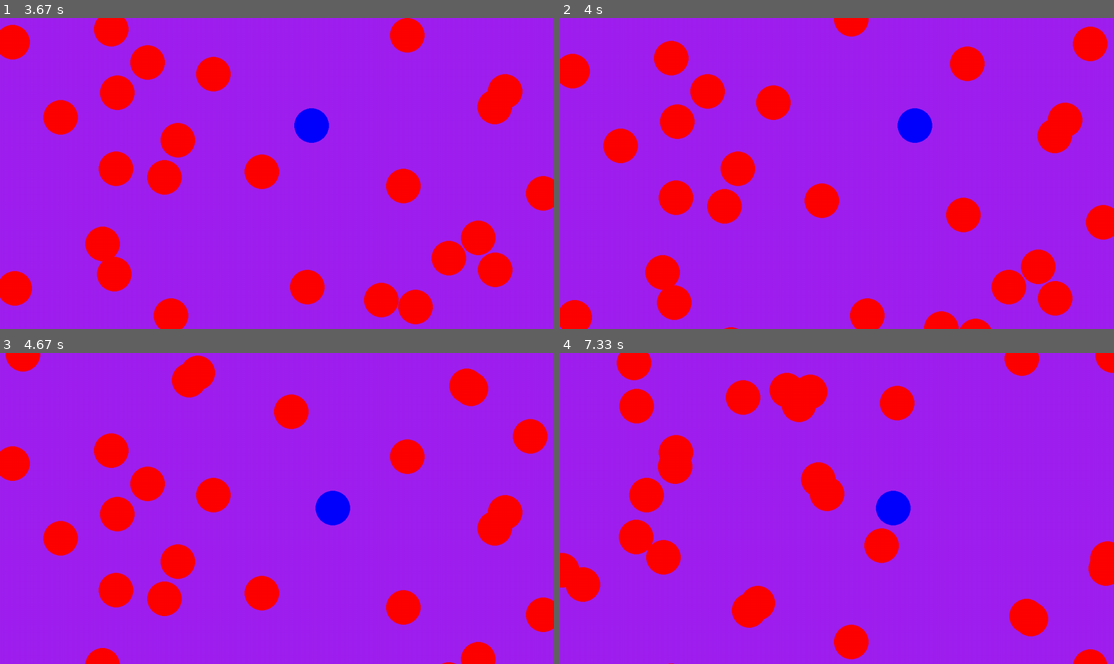
Above: before the commit, frames 1-4 (two rows, left to right).
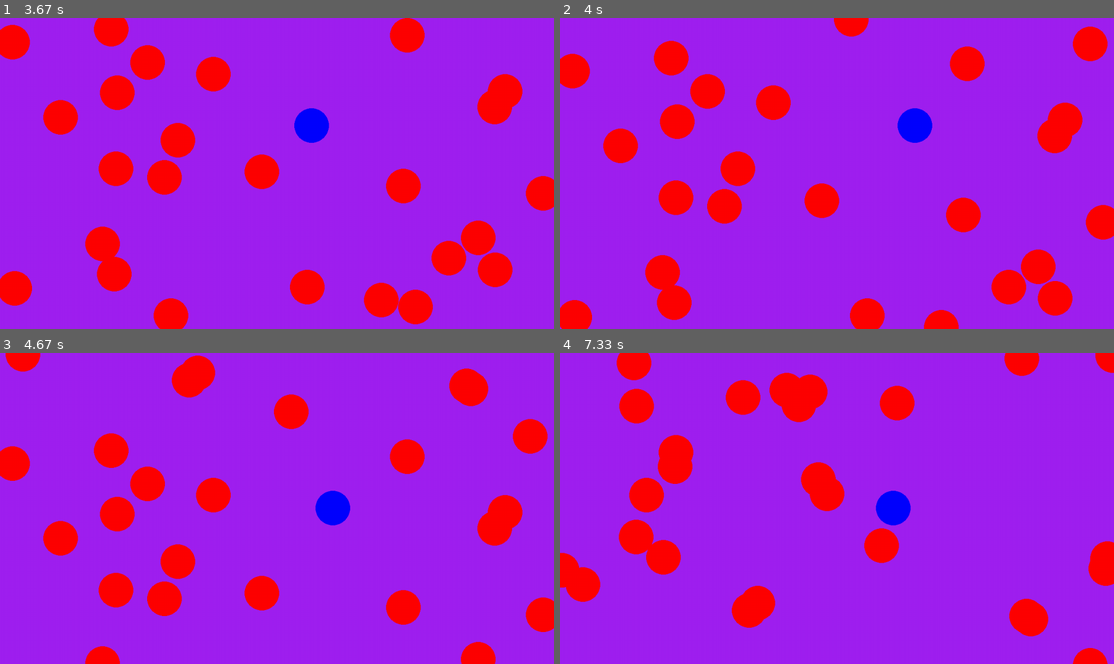
Above: after the commit, the same moments.

Repository: C-Liddell/pygame
Game: pygame game, started from Code/main.py
Same seed, same stepped clock (60 frames per second), same inputs: the game is played once before the commit and once after it.
Inputs:
- Up to frame 1 (3.67 s): hold D 0.33-0.8 s; hold W 0.83-1.13 s; hold D 1.17-1.63 s; hold A 1.67-2.2 s; hold S 2.23-2.53 s; hold A 2.57-2.97 s; hold W 3-3.37 s; hold D from 3.4 s (still down)
- Up to frame 2 (4 s): keep holding D
- Up to frame 3 (4.67 s): release D at 4.03 s; hold S 4.07-4.43 s; hold A from 4.47 s (still down)
- Up to frame 4 (7.33 s): release A at 4.93 s; hold D 4.97-5.43 s; hold W 5.47-5.77 s; hold D 5.8-6.27 s; hold A 6.3-6.83 s; hold S 6.87-7.17 s; hold A from 7.2 s (still down)

Frame 1 is identical in both runs. In frame 2, 0.2% of the frame differs, in the area x 29-78%, y 93-100%; in frame 3, less than 0.1%; in frame 4, 0.6%, in the area x 19-99%, y 87-100%.

Commit message:
Spikes now disappear when off screen

Diff:
--- a/Code/main.py
+++ b/Code/main.py
@@ -16,7 +16,7 @@
 @dataclass
 class spike:
     pos: int
-    alive: bool
+
 
 spikes = []
 
@@ -43,6 +43,8 @@
     for spike in spikes:
         spike.pos.y += 200 * dt
         pygame.draw.circle(screen, "red", spike.pos, 40)
+        if spike.pos.y > screen.get_height():
+            spikes.remove(spike)
 
 while running:
 
@@ -53,14 +55,15 @@
         if event.type == pygame.QUIT:
             running = False
 
+
     if random.randint(1,10) == 1:
-        spikes.append(spike(pygame.Vector2(random.randint(0, screen.get_width()), 0), True))
+        spikes.append(spike(pygame.Vector2(random.randint(0, screen.get_width()), 0)))
 
 
     playerController(player_pos, dt)
     spikeController(spikes, dt)
 
+
     pygame.display.flip()
 
-
 pygame.quit()
